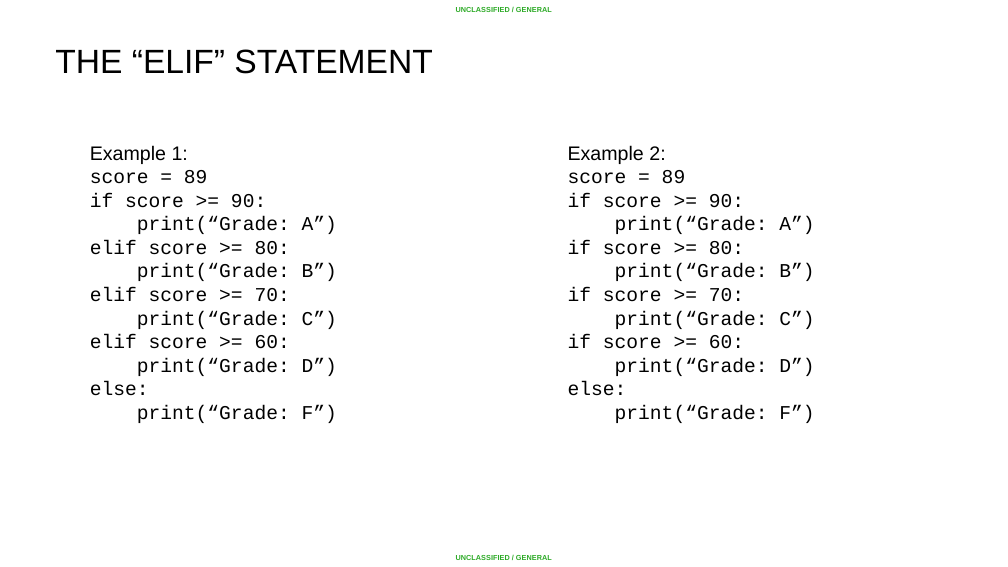
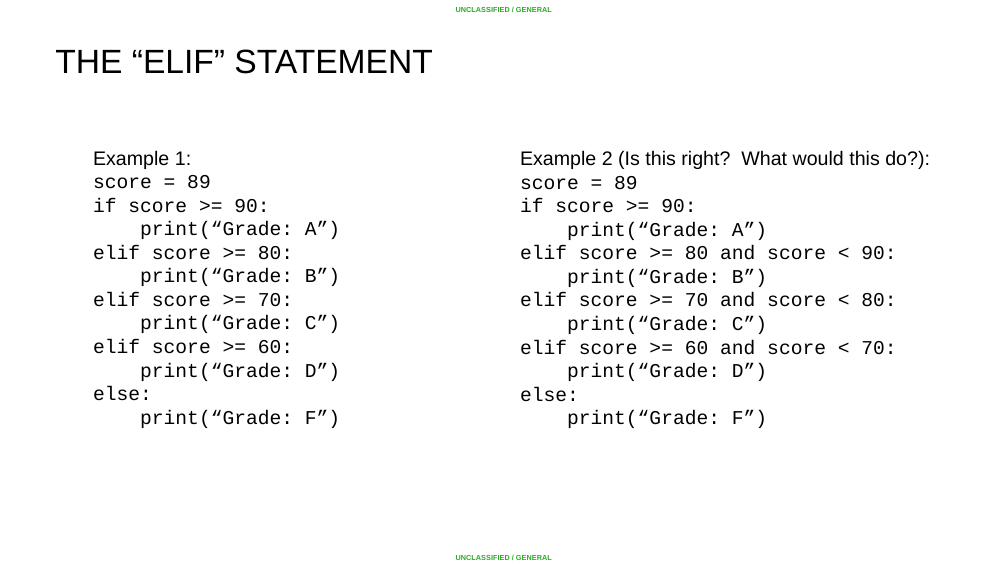
Before and after one commit to ginaavila07-ctrl/summer-course, a slide deck: slide 20 of Python/Lesson 02 - Conditionals and Control Structures/Lesson 02 - Conditional and Control Structures.pptx. Drawn at 1008x567 pixels with LibreOffice and Linux fonts; fonts in the diff are those of the drawing; background and template pictures are left out. Boxes give left, top, right and bottom in pixels: in the first picture for what was removed or moved away, otherwise in the second. Text is boxed around its words. In the diff, an @@ line names an element or a change of style, - is before the commit and + after.

```diff
--- a/Python/Lesson 02 - Conditionals and Control Structures/Lesson 02 - Conditional and Control Structures.pptx
+++ b/Python/Lesson 02 - Conditionals and Control Structures/Lesson 02 - Conditional and Control Structures.pptx
@@ text "Example 1:": place and size @@
-text "Example 1:" at <box>90,145,337,423</box>
+text "Example 1:" at <box>93,150,340,428</box>
@@ text "Example 2 (Is this right? ...": place and size @@
-text "Example 2 (Is this right? ..." at <box>568,145,814,423</box>
+text "Example 2 (Is this right? ..." at <box>520,150,930,428</box>
@@ text at <box>520,150,930,169</box>: text changed @@
-Example 2:
+Example 2 (Is this right? What would this do?):
@@ text at <box>520,246,896,260</box>: text changed @@
-  if score >= 80:
+  elif score >= 80 and score < 90:
@@ text at <box>520,293,896,307</box>: text changed @@
-  if score >= 70:
+  elif score >= 70 and score < 80:
@@ text at <box>520,340,896,355</box>: text changed @@
-  if score >= 60:
+  elif score >= 60 and score < 70:
```
Also in this commit, not shown: 3 other slides changed, 1 slide added, 1 slide removed, 10 other files.
